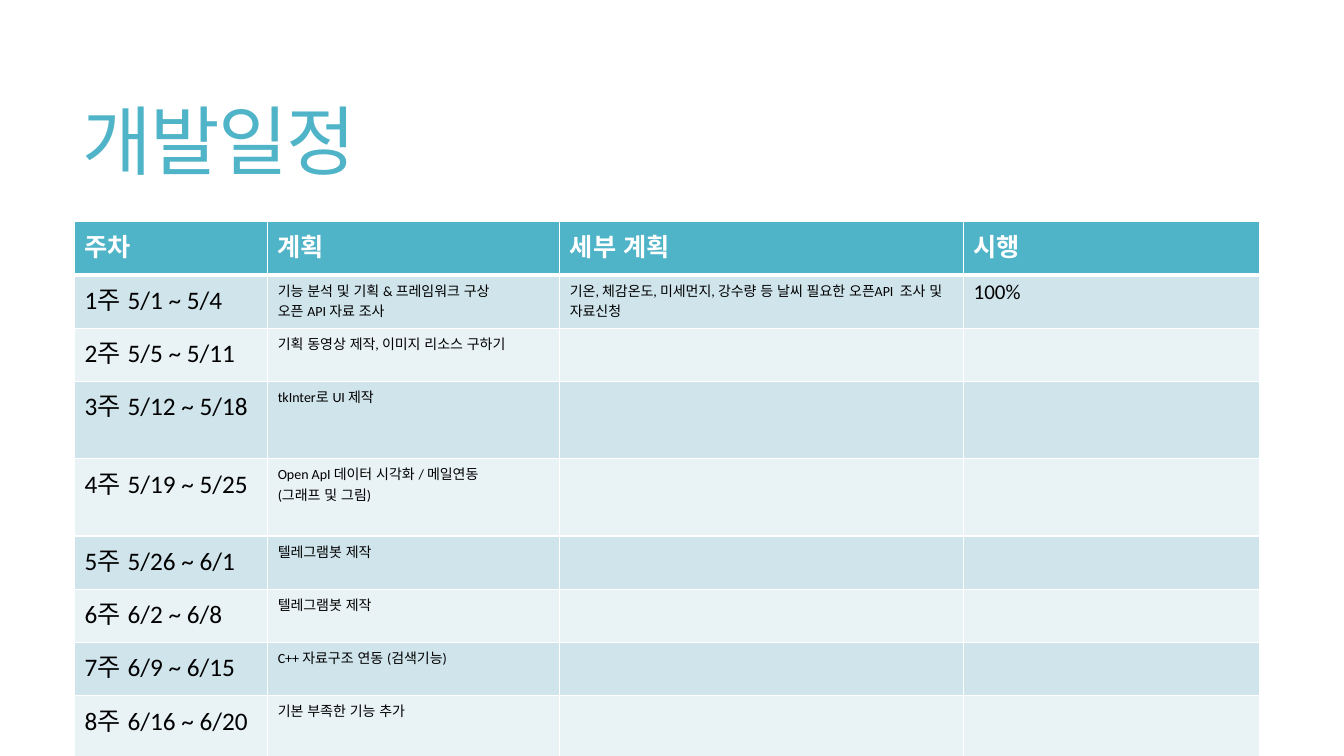
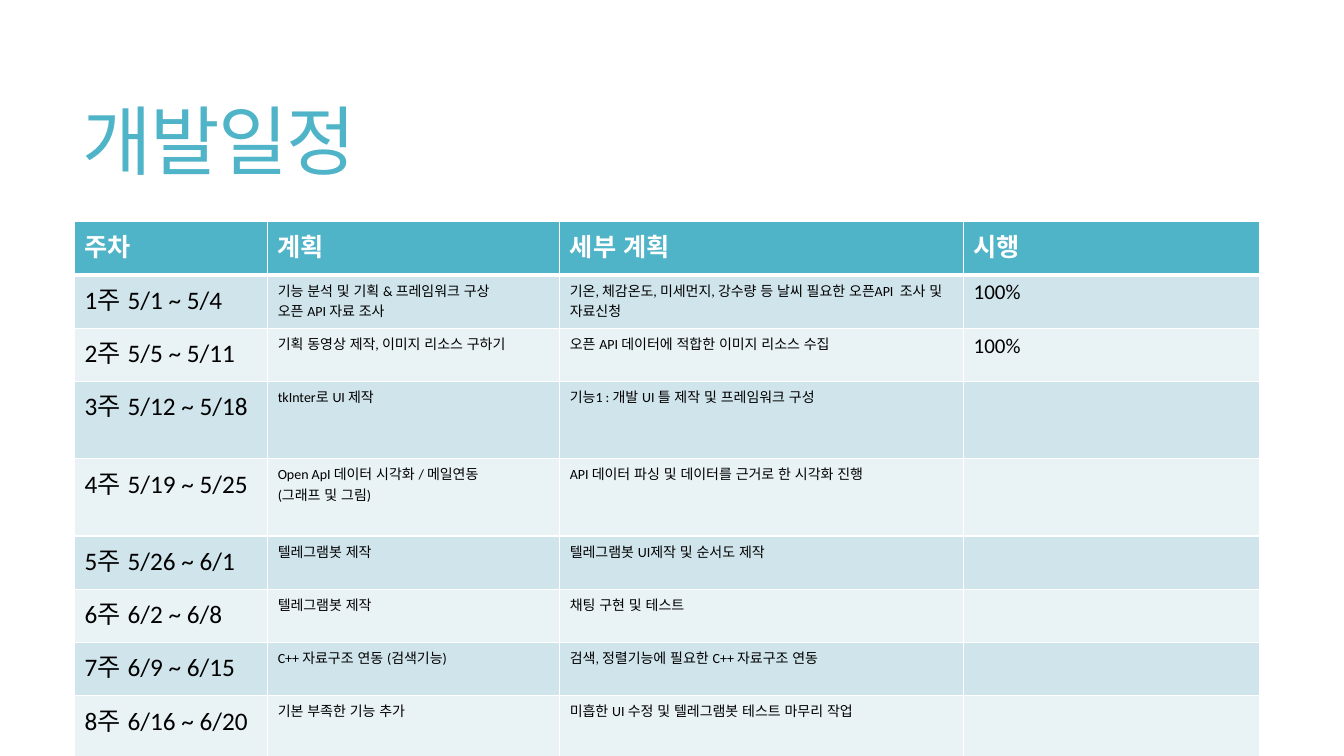
Before and after one commit to 1TAEK/ScriptLanguage-TermProject, a slide deck: slide 2 of 기획/기획개발스언어UI.pptx. Drawn at 1344x756 pixels with LibreOffice and Linux fonts; fonts in the diff are those of the drawing. Boxes give left, top, right and bottom in pixels: in the first picture for what was removed or moved away, otherwise in the second. Text is boxed around its words. In the diff, an @@ line names an element or a change of style, - is before the commit and + after.

Commit message:
ppt 개발일정수정
ppt 개발일정수정

```diff
--- a/기획/기획개발스언어UI.pptx
+++ b/기획/기획개발스언어UI.pptx
@@ table at (75,222,1261,736) @@
-row 3, column 3: 
+row 3, column 3: 오픈 API 데이터에 적합한 이미지 리소스 수집
-row 3, column 4: 
+row 3, column 4: 100%
-row 4, column 3: 
+row 4, column 3: 기능1 : 개발 UI 틀 제작 및 프레임워크 구성
-row 5, column 3: 
+row 5, column 3: API 데이터 파싱 및 데이터를 근거로 한 시각화 진행
-row 6, column 3: 
+row 6, column 3: 텔레그램봇 UI제작 및 순서도 제작
-row 7, column 3: 
+row 7, column 3: 채팅 구현 및 테스트
-row 8, column 3: 
+row 8, column 3: 검색, 정렬기능에 필요한 C++ 자료구조 연동
-row 9, column 3: 
+row 9, column 3: 미흡한 UI 수정 및 텔레그램봇 테스트 마무리 작업
```
Also in this commit, not shown: 1 other slide changed.
